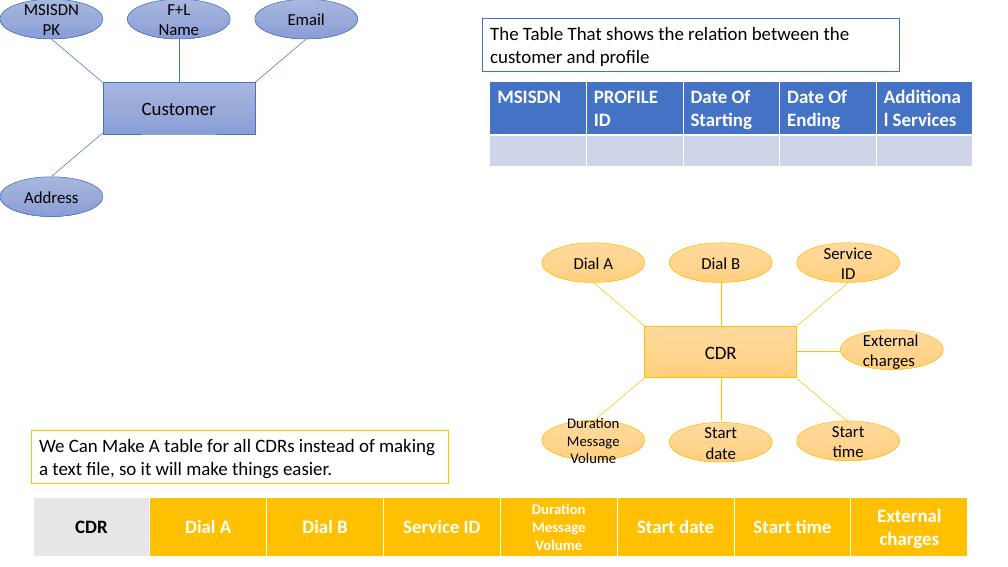
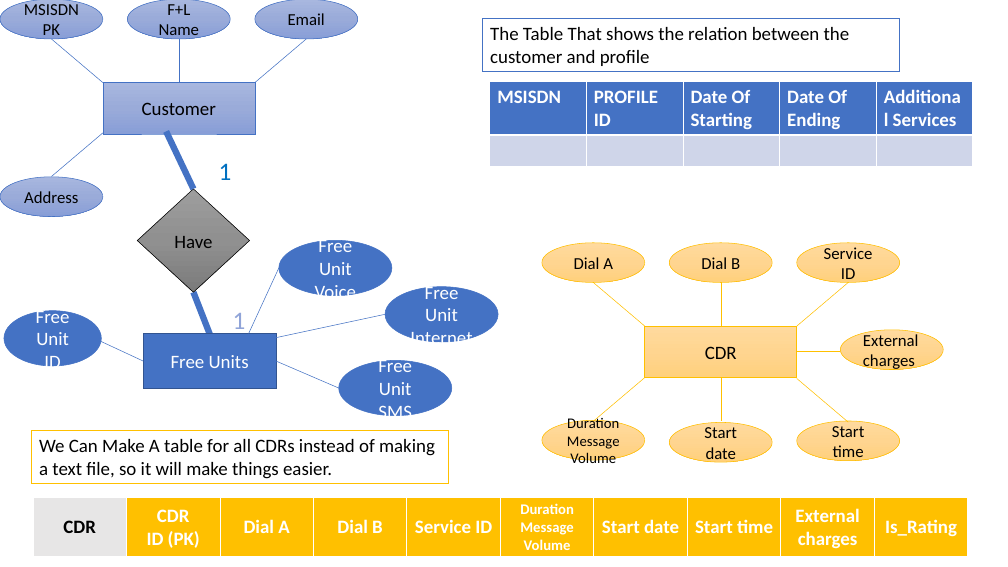
Before and after one commit to qazs13/Billing-Project, a slide deck: slide 2 of Database Documentation/Database Documentation.pptx. Drawn at 1008x567 pixels with LibreOffice and Linux fonts; fonts in the diff are those of the drawing. Boxes give left, top, right and bottom in pixels: in the first picture for what was removed or moved away, otherwise in the second. Text is boxed around its words. In the diff, an @@ line names an element or a change of style, - is before the commit and + after.

```diff
--- a/Database Documentation/Database Documentation.pptx
+++ b/Database Documentation/Database Documentation.pptx
@@ line added from (166, 132) to (194, 189), #4472C4 6 pt @@
@@ text added at (219, 163, 232, 180), 24 pt, text #0070C0 @@
+1
@@ diamond added at (138, 189, 250, 293), fill gradient #9D9D9D to #909090 to #7C7C7C, outline #000000 0.5 pt, 18 pt, text #000000 @@
+Have
@@ line added from (279, 268) to (249, 333), #4472C4 0.5 pt @@
@@ ellipse added at (279, 240, 392, 296), fill #4472C4, outline #4472C4 0.5 pt, 18 pt, text #FFFFFF @@
+Free
+Unit
+Voice
@@ line added from (194, 292) to (211, 337), #4472C4 6 pt @@
@@ ellipse added at (385, 287, 498, 342), fill #4472C4, outline #4472C4 0.5 pt, 18 pt, text #FFFFFF @@
+Free
+Unit
+Internet
@@ ellipse added at (4, 311, 101, 366), fill #4472C4, outline #4472C4 0.5 pt, 18 pt, text #FFFFFF @@
+Free
+Unit
+ID
@@ text added at (233, 313, 246, 335), 24 pt, text #90A4D8 @@
+1
@@ line added from (385, 315) to (276, 338), #4472C4 0.5 pt @@
@@ line added from (95, 339) to (144, 361), #4472C4 0.5 pt @@
@@ rectangle added at (144, 333, 277, 389), fill #4472C4, outline #325491 1 pt, 18 pt, text #FFFFFF @@
+Free Units
@@ line added from (339, 388) to (276, 361), #4472C4 0.5 pt @@
@@ ellipse added at (339, 361, 452, 416), fill #4472C4, outline #4472C4 0.5 pt, 18 pt, text #FFFFFF @@
+Free
+Unit
+SMS
@@ table at (33, 497, 971, 557) @@
+column 2: CDR / ID (PK)
+column 10: Is_Rating
```
Also in this commit, not shown: 2 other slides changed, 1 slide added, 1 other file.
